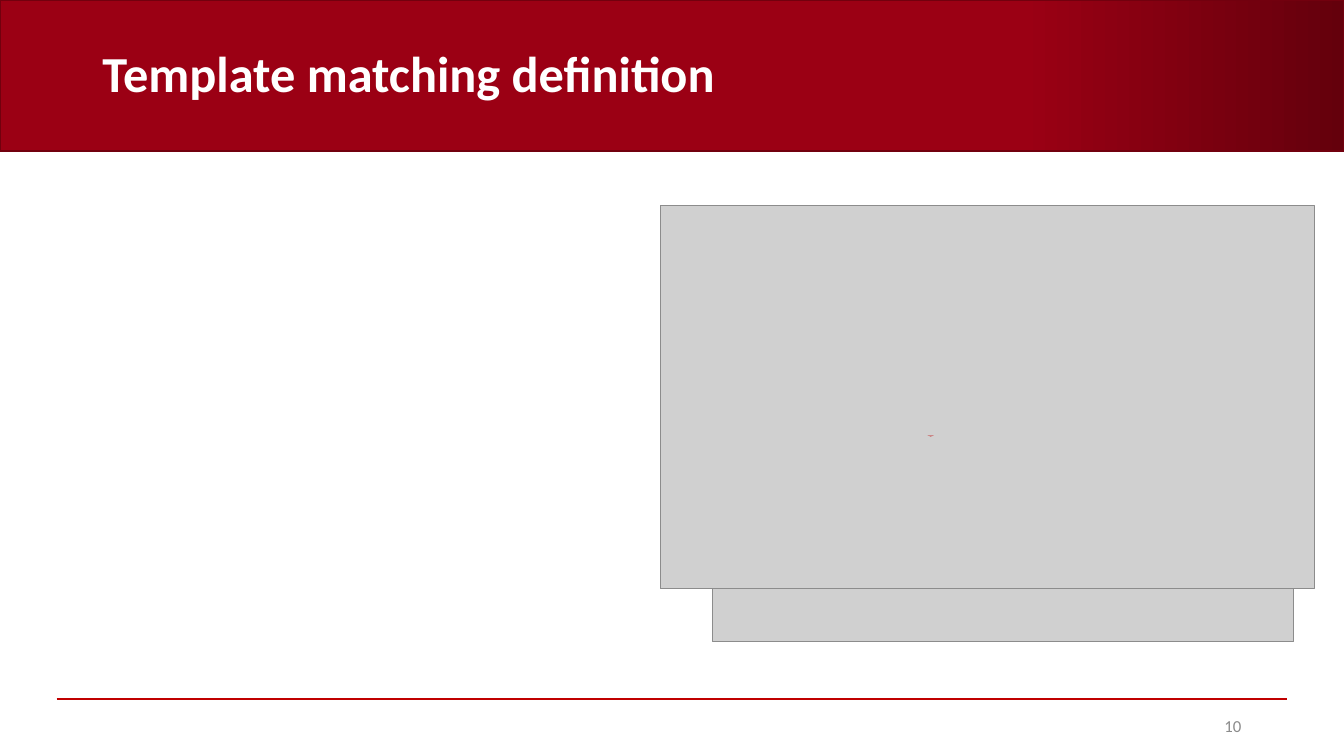
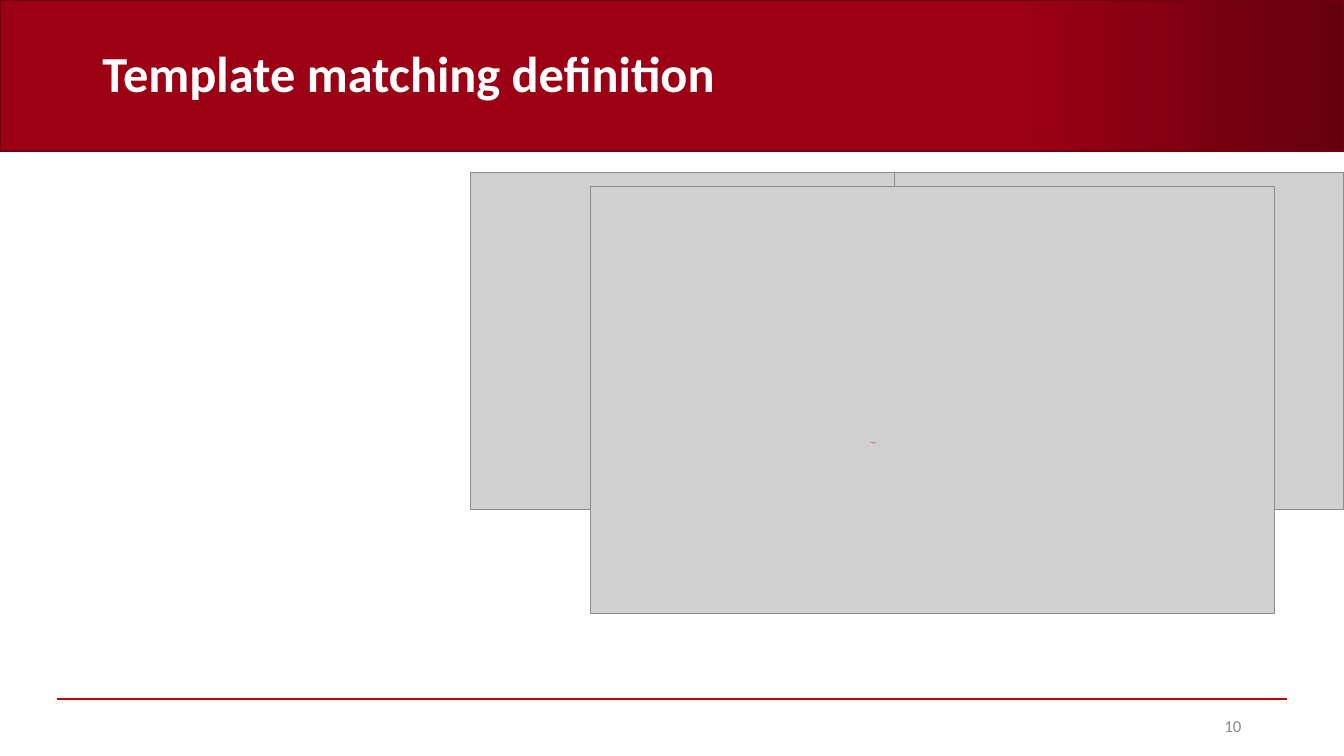
Before and after one commit to AndreaCorrado00/Tesi_magistrale_Corrado_Andrea, a slide deck: slide 10 of Documentation/10. Features and classification results V3.pptx. Drawn at 1344x756 pixels with LibreOffice and Linux fonts; fonts in the diff are those of the drawing; grey boxes stand for pictures; background and template pictures are left out. Boxes give left, top, right and bottom in pixels: in the first picture for what was removed or moved away, otherwise in the second. Text is boxed around its words. In the diff, an @@ line names an element or a change of style, - is before the commit and + after.

```diff
--- a/Documentation/10. Features and classification results V3.pptx
+++ b/Documentation/10. Features and classification results V3.pptx
@@ picture added at (470, 172, 919, 509) @@
@@ picture added at (895, 172, 1344, 509) @@
@@ picture: place and size @@
-picture at (660, 206, 1315, 589)
+picture at (591, 187, 1274, 613)
@@ picture removed at (713, 206, 1295, 642) @@
@@ rectangle removed at (603, 240, 627, 257) @@
@@ picture: place and size @@
-picture at (818, 403, 941, 436)
+picture at (755, 407, 883, 443)
@@ ellipse: place and size @@
-ellipse at (927, 426, 936, 436)
+ellipse at (869, 433, 878, 443)
```
Also in this commit, not shown: 15 other slides changed, 5 slides added, 1 slide removed.
